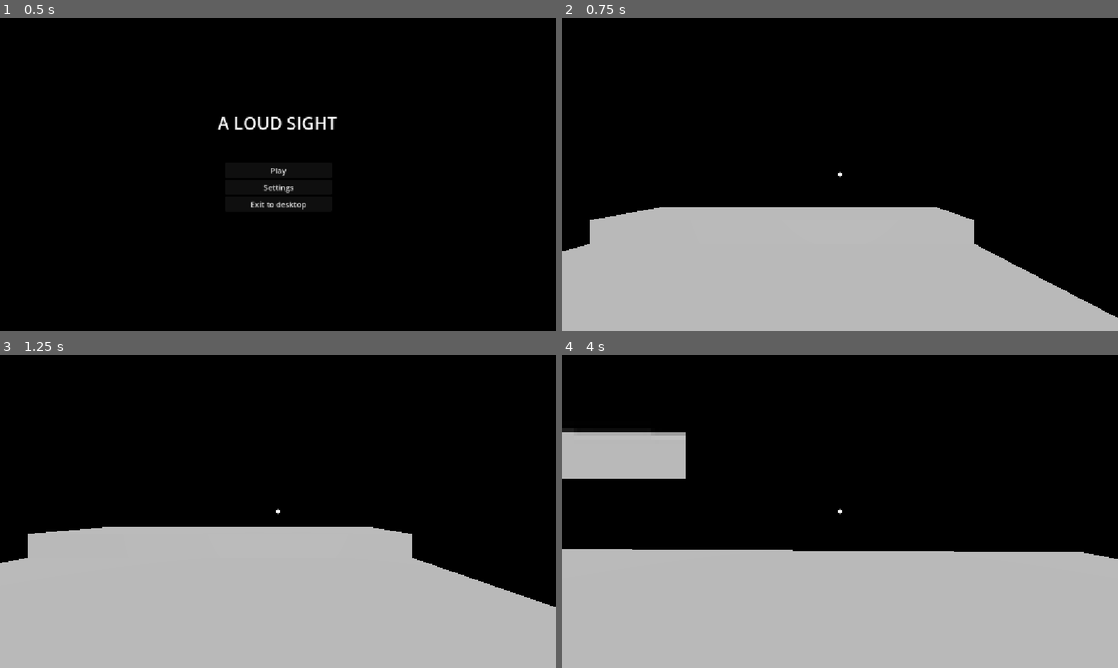
Above: before the commit, frames 1-4 (two rows, left to right).
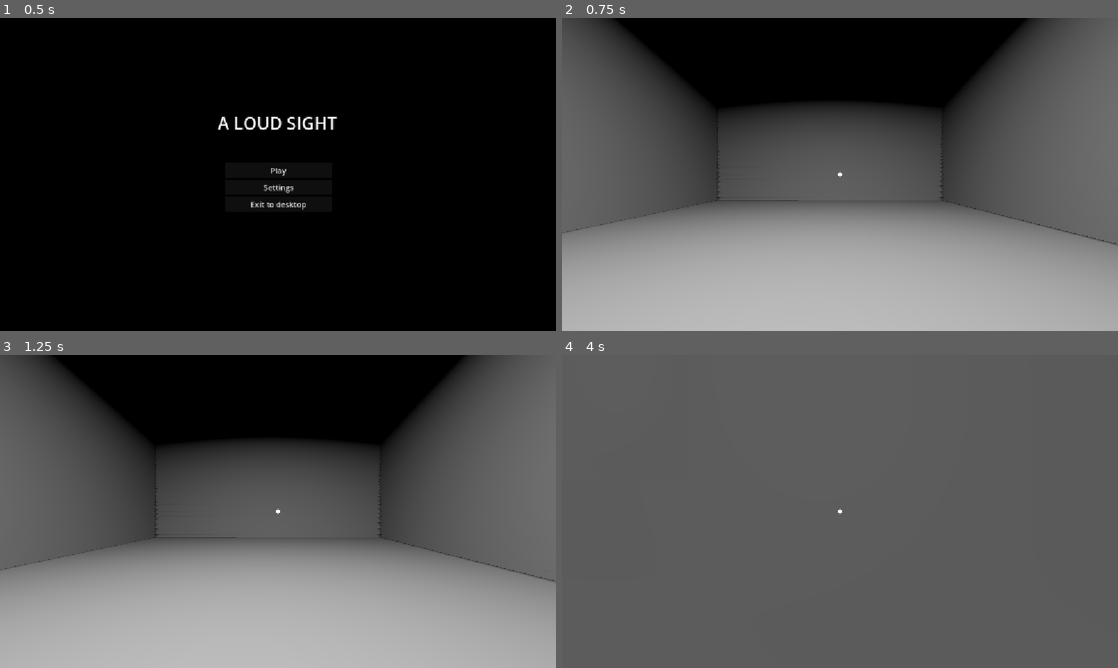
Above: after the commit, the same moments.

Repository: Hitacium/A-Loud-Sight
Game: Godot game, scene res://scenes/ui/main_menu.tscn
The game is run twice, just before and just after one commit, with the same random seed, the same clock (stepped at 60 frames per second) and the same inputs.
Inputs (mouse positions are in pixels of both pictures, inside the frame that each line leads up to):
- Up to frame 1 (0.5 s): no input
- Up to frame 2 (0.75 s): click "Play" at 0.5 s
- Up to frame 3 (1.25 s): no input
- Up to frame 4 (4 s): tap Enter at 1.25, 3.5 s; move the mouse to (867, 511) at 1.27 s; hold W (up) from 1.28 s (still down); move the mouse to (812, 511) at 2.02 s; tap Space at 2.75 s; move the mouse to (851, 505) at 2.77 s; move the mouse to (834, 517) at 3.52 s

Frame 1 is identical in both runs. In frame 2, 60% of the frame differs, in the area x 0-100%, y 0-96%; in frame 3, 59%; in frame 4, 100%, in the area x 0-100%, y 0-100%.

Commit message:
Added level 1 prototype and changed scene routed

Diff:
--- a/main.tscn
+++ /dev/null
@@ -1,58 +0,0 @@
-[gd_scene load_steps=4 format=3 uid="uid://piq1qo6dhgdh"]
-
-[ext_resource type="PackedScene" uid="uid://brpt71jl5cg2q" path="res://scenes/player/player.tscn" id="1_8teri"]
-
-[sub_resource type="Sky" id="Sky_ig7tw"]
-
-[sub_resource type="Environment" id="Environment_qbkgc"]
-background_mode = 2
-sky = SubResource("Sky_ig7tw")
-tonemap_mode = 2
-glow_enabled = true
-
-[node name="Node3D" type="Node3D"]
-
-[node name="Player" parent="." instance=ExtResource("1_8teri")]
-transform = Transform3D(1, 0, 0, 0, 1, 0, 0, 0, 1, -0.0057968497, 1.5767628, -0.22518012)
-
-[node name="TestPlace" type="Node3D" parent="."]
-transform = Transform3D(1, 0, 0, 0, 1, 0, 0, 0, 1, -0.485046, 0.712285, 0.156724)
-
-[node name="WorldEnvironment" type="WorldEnvironment" parent="TestPlace"]
-environment = SubResource("Environment_qbkgc")
-
-[node name="CSGBox3D" type="CSGBox3D" parent="TestPlace"]
-transform = Transform3D(1, 0, 0, 0, 1, 0, 0, 0, 1, -0.114594, 0, 2.65455)
-use_collision = true
-size = Vector3(3.93793, 1, 11.9994)
-
-[node name="CSGBox3D2" type="CSGBox3D" parent="TestPlace"]
-transform = Transform3D(1, 0, 0, 0, 1, 0, 0, 0, 1, -0.114594, 0.621386, -2.90825)
-use_collision = true
-size = Vector3(3.93793, 0.24115, 0.873812)
-
-[node name="Full Brightness" type="Node" parent="."]
-
-[node name="DirectionalLight3D1" type="DirectionalLight3D" parent="Full Brightness"]
-transform = Transform3D(-1, 0, -8.742278e-08, 0, 1, 0, 8.742278e-08, 0, -1, -0.485046, 5.712285, -4.843276)
-sky_mode = 1
-
-[node name="DirectionalLight3D2" type="DirectionalLight3D" parent="Full Brightness"]
-transform = Transform3D(1, 0, 0, 0, 1, 0, 0, 0, 1, -0.485046, 5.712285, 5.156724)
-sky_mode = 1
-
-[node name="DirectionalLight3D3" type="DirectionalLight3D" parent="Full Brightness"]
-transform = Transform3D(-4.371139e-08, 0, 1, 0, 1, 0, -1, 0, -4.371139e-08, 4.514954, 5.712285, 0.156724)
-sky_mode = 1
-
-[node name="DirectionalLight3D4" type="DirectionalLight3D" parent="Full Brightness"]
-transform = Transform3D(-4.371139e-08, 0, -1, 0, 1, 0, 1, 0, -4.371139e-08, -5.485046, 5.712285, 0.156724)
-sky_mode = 1
-
-[node name="DirectionalLightUp" type="DirectionalLight3D" parent="Full Brightness"]
-transform = Transform3D(1, 0, 0, 0, -4.371139e-08, -1, 0, 1, -4.371139e-08, -0.485046, 5.712285, 0.156724)
-sky_mode = 1
-
-[node name="DirectionalLightDown" type="DirectionalLight3D" parent="Full Brightness"]
-transform = Transform3D(1, 0, 0, 0, -4.371139e-08, 1, 0, -1, -4.371139e-08, -0.485046, 5.712285, 0.156724)
-sky_mode = 1
--- /dev/null
+++ b/scenes/level/level_1.tscn
@@ -0,0 +1,70 @@
+[gd_scene load_steps=4 format=3 uid="uid://4qbpg28m5618"]
+
+[ext_resource type="PackedScene" uid="uid://brpt71jl5cg2q" path="res://scenes/player/player.tscn" id="1_cfjva"]
+
+[sub_resource type="Environment" id="Environment_cfjva"]
+background_mode = 1
+
+[sub_resource type="WorldBoundaryShape3D" id="WorldBoundaryShape3D_cfjva"]
+
+[node name="Level1" type="Node3D"]
+
+[node name="WorldEnvironment" type="WorldEnvironment" parent="."]
+environment = SubResource("Environment_cfjva")
+
+[node name="DirectionalLight3D" type="DirectionalLight3D" parent="WorldEnvironment"]
+transform = Transform3D(1, 0, 0, 0, -4.371139e-08, 1, 0, -1, -4.371139e-08, 0, 2.6852512, -7.2034297)
+light_energy = 2.0
+shadow_enabled = true
+
+[node name="Player" parent="." instance=ExtResource("1_cfjva")]
+transform = Transform3D(1, 0, 0, 0, 1, 0, 0, 0, 1, -2, 0.13127908, 0)
+
+[node name="Floor" type="CSGBox3D" parent="."]
+transform = Transform3D(1, 0, 0, 0, 1, 0, 0, 0, 1, -1, 0, 0)
+use_collision = true
+size = Vector3(7, 0.25, 8)
+
+[node name="Ceiling" type="CSGBox3D" parent="."]
+transform = Transform3D(1, 0, 0, 0, 1, 0, 0, 0, 1, -1, 3.0010648, 0)
+use_collision = true
+size = Vector3(7, 0.25, 8)
+
+[node name="Wall" type="CSGBox3D" parent="."]
+transform = Transform3D(1, 0, 0, 0, 1, 0, 0, 0, 0.99999994, 0.003, 1.63, 0)
+use_collision = true
+size = Vector3(0.25, 3, 8)
+
+[node name="Substraction" type="CSGBox3D" parent="Wall"]
+transform = Transform3D(1, 3.819167e-12, 1.2732926e-10, 4.4231285e-13, 1, 0, -1.2732926e-10, 5.0931703e-10, 1, 0, -0.9, 0)
+operation = 2
+size = Vector3(0.5, 1.2, 0.75)
+
+[node name="Wall5" type="CSGBox3D" parent="."]
+transform = Transform3D(1, 0, 0, 0, 1, 0, 0, 0, 0.99999994, -4.3742824, 1.63, 0)
+use_collision = true
+size = Vector3(0.25, 3, 8)
+
+[node name="Wall2" type="CSGBox3D" parent="."]
+transform = Transform3D(-4.371139e-08, 0, 0.99999994, 0, 1, 0, -1, 0, -4.3711385e-08, -0.99983037, 1.63, -3.8725567)
+use_collision = true
+size = Vector3(0.25, 3, 7)
+
+[node name="Wall3" type="CSGBox3D" parent="."]
+transform = Transform3D(-4.371139e-08, 0, -0.99999994, 0, 1, 0, 1, 0, -4.3711385e-08, -0.99983037, 1.63, 3.8745027)
+use_collision = true
+size = Vector3(0.25, 3, 7)
+
+[node name="StaticBody3D" type="StaticBody3D" parent="."]
+
+[node name="CollisionShape3D" type="CollisionShape3D" parent="StaticBody3D"]
+transform = Transform3D(-4.371139e-08, -1, 0, -4.371139e-08, 1.9106855e-15, -1, 1, -4.371139e-08, -4.371139e-08, 2.4985747, 0, 0)
+shape = SubResource("WorldBoundaryShape3D_cfjva")
+debug_color = Color(0, 0.8145129, 0.9576642, 0.78039217)
+
+[node name="SpotLight3D" type="SpotLight3D" parent="."]
+transform = Transform3D(1, 0, 0, 0, -4.371139e-08, 1, 0, -1, -4.371139e-08, -2.1401343, 2.893192, 0)
+light_energy = 5.16
+shadow_enabled = true
+spot_range = 10.867
+spot_angle = 76.2
--- a/scenes/player/player.tscn
+++ b/scenes/player/player.tscn
@@ -14,7 +14,7 @@
 script = ExtResource("1_yofdb")
 
 [node name="MeshInstance3D" type="MeshInstance3D" parent="."]
-transform = Transform3D(0.3, 0, 0, 0, 0.3, 0, 0, 0, 0.3, 0, 0.295367, 0)
+transform = Transform3D(0.3, 0, 0, 0, 0.3, 0, 0, 0, 0.3, 0, 0.295, 0)
 mesh = SubResource("CapsuleMesh_jse87")
 
 [node name="CollisionShape3D" type="CollisionShape3D" parent="."]
--- a/scripts/ui/main_menu.gd
+++ b/scripts/ui/main_menu.gd
@@ -9,7 +9,7 @@
 
 
 func _play() -> void:
-	get_tree().change_scene_to_file("res://main.tscn")
+	get_tree().change_scene_to_file("res://scenes/level/level_1.tscn")
 
 
 func _settings() -> void:
